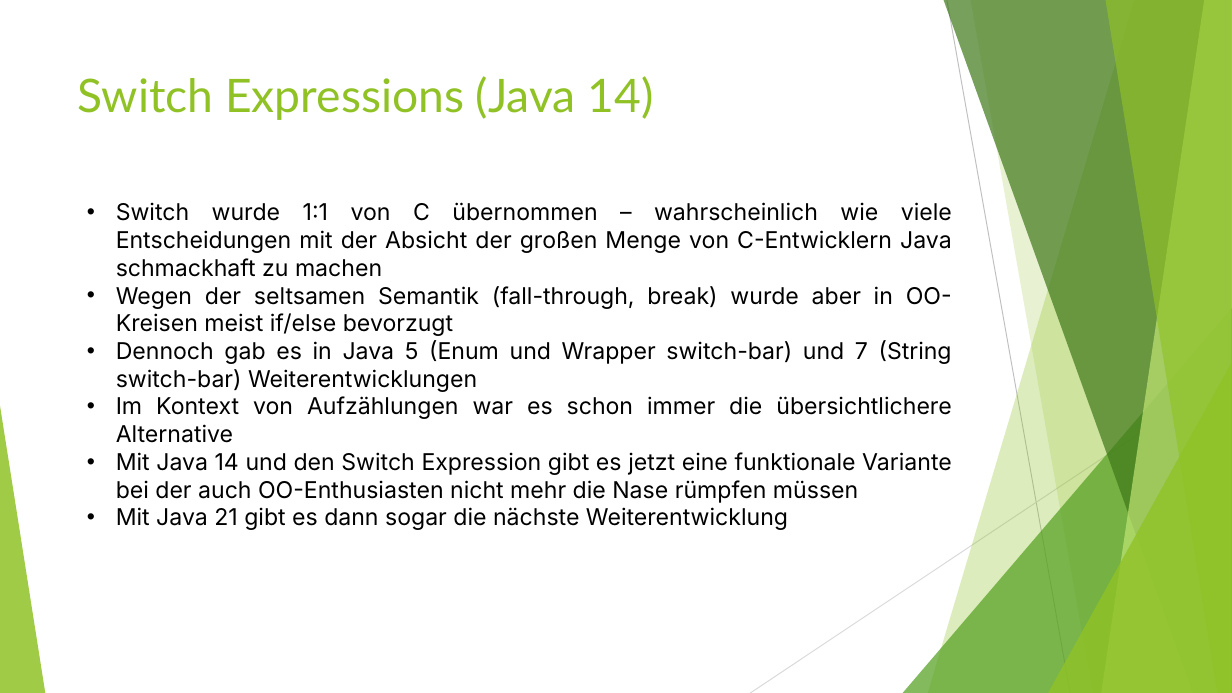
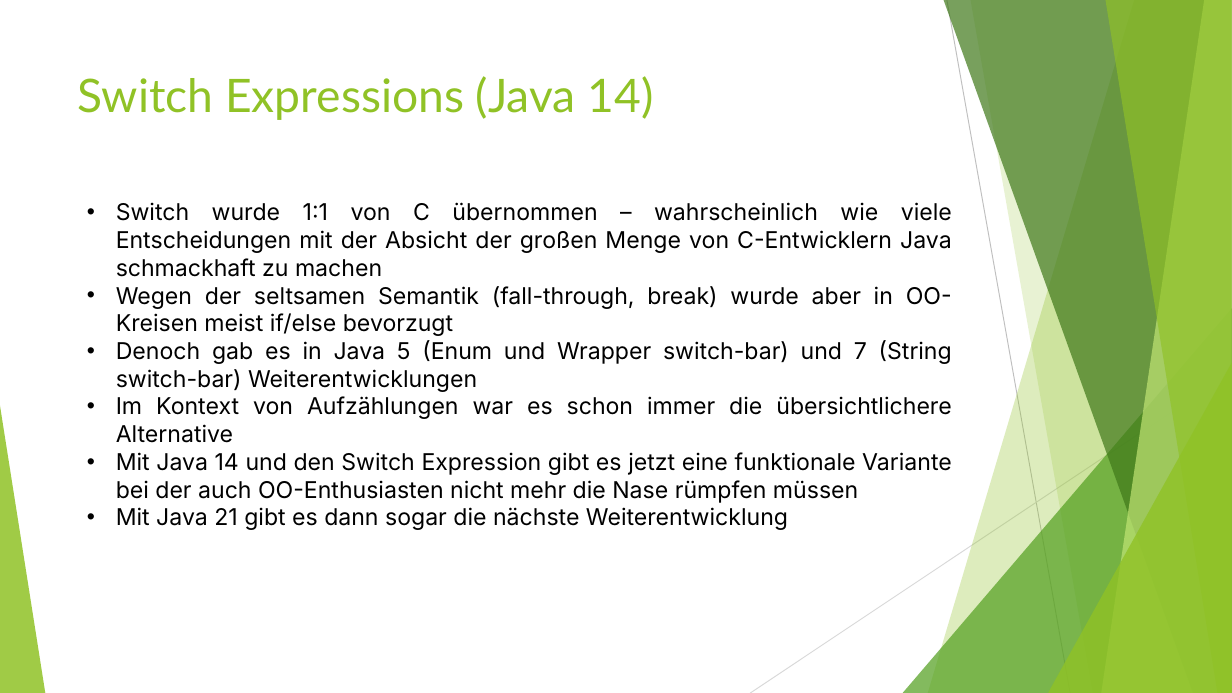
Before and after one commit to MichaelZett/20250210_java_12_17, a slide deck: slide 31 of Neuerungen_Java_12_17.pptx. Drawn at 1232x693 pixels with LibreOffice and Linux fonts; fonts in the diff are those of the drawing. Boxes give left, top, right and bottom in pixels: in the first picture for what was removed or moved away, otherwise in the second. Text is boxed around its words. In the diff, an @@ line names an element or a change of style, - is before the commit and + after.

```diff
--- a/Neuerungen_Java_12_17.pptx
+++ b/Neuerungen_Java_12_17.pptx
@@ text at (x1=116, y1=340, x2=952, y2=392): text changed @@
-• Dennoch gab es in Java 5 (Enum und Wrapper switch-bar) und 7 (String switch-bar) Weiterentwicklungen
+• Denoch gab es in Java 5 (Enum und Wrapper switch-bar) und 7 (String switch-bar) Weiterentwicklungen
```
Also in this commit, not shown: 2 other slides changed, 5 slides added, 1 other file.
